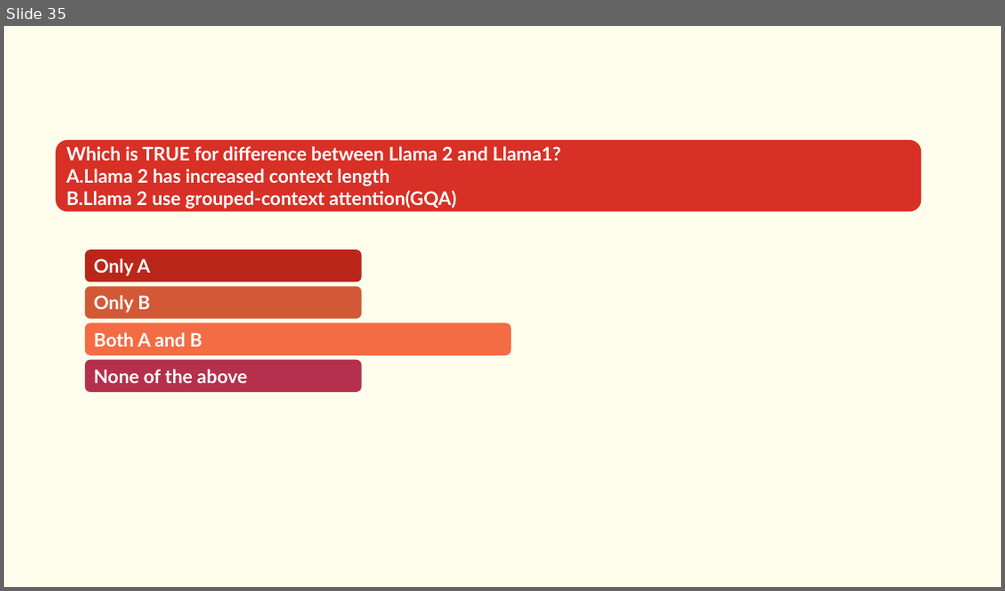
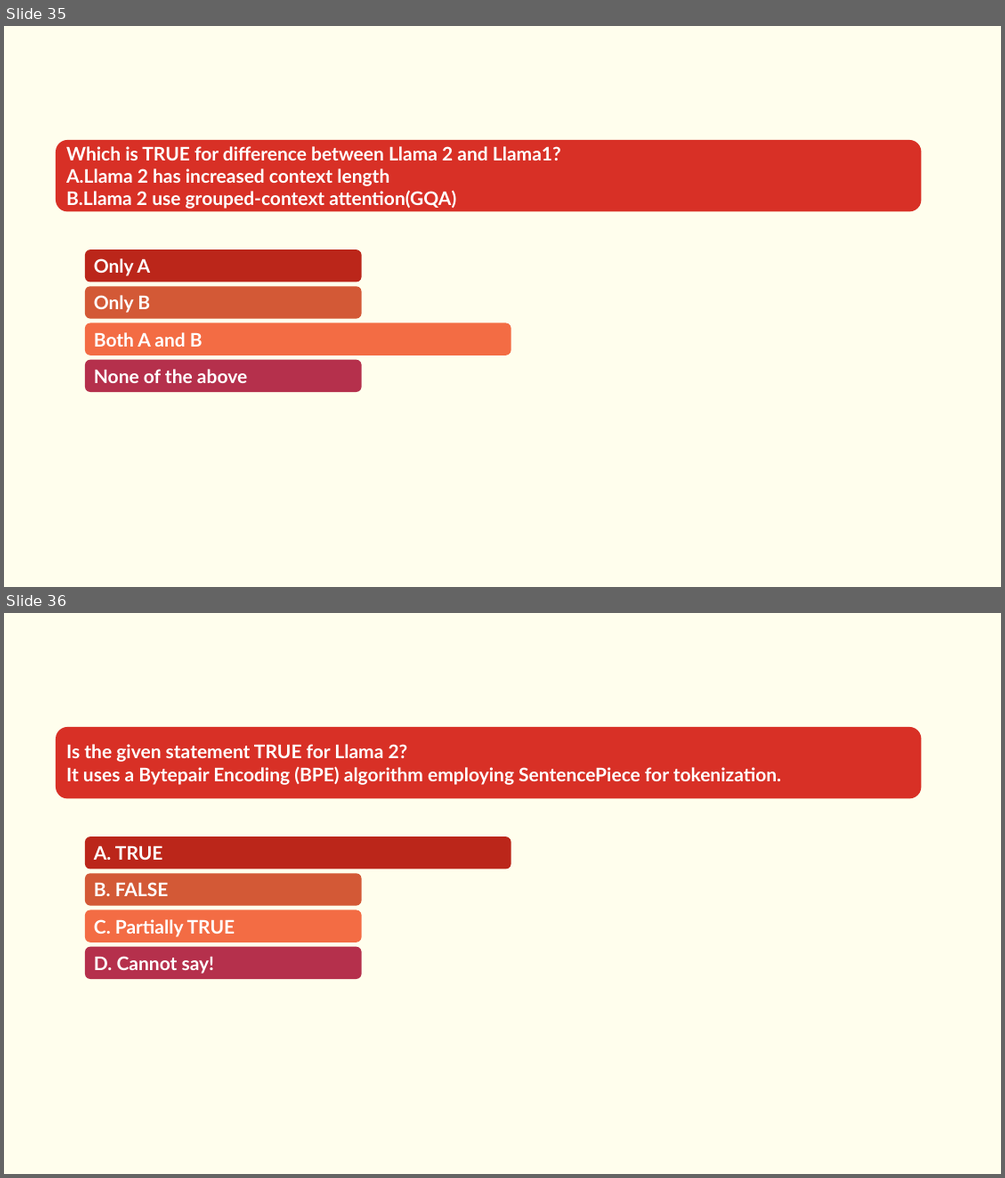
Before and after one commit to Saira55/Machine-Learning-Multiple-Choice-Questions, a slide deck: Machine Learning Quiz Question.pptx. Shown one above the other, each under a label of ours: slide 35 before the commit, slides 35 and 36 after it. The pictures are 1005x591 and 1005x1178 pixels, drawn with LibreOffice and Linux fonts; fonts in the diff are those of the drawing. Boxes give left, top, right and bottom in pixels: in the first picture for what was removed or moved away, otherwise in the second. Text is boxed around its words. In the diff, an @@ line names an element or a change of style, - is before the commit and + after.

```diff
--- a/Machine Learning Quiz Question.pptx
+++ b/Machine Learning Quiz Question.pptx
@@ slide 36 added at <box>4,613,1001,1174</box>, background #FFFEED @@
@@ rounded rectangle added at <box>56,727,922,798</box>, fill #D83026, 18 pt, text #FFFFFF, bold @@
+Is the given statement TRUE for Llama 2?
+It uses a Bytepair Encoding (BPE) algorithm employing SentencePiece for tokenization.
@@ rounded rectangle added at <box>85,836,511,868</box>, fill #BB261A, 18 pt, text #FFFFFF, bold @@
+A. TRUE
@@ rounded rectangle added at <box>85,873,362,906</box>, fill #D35936, 18 pt, text #FFFFFF, bold @@
+B. FALSE
@@ rounded rectangle added at <box>85,910,362,942</box>, fill #F36C44, 18 pt, text #FFFFFF, bold @@
+C. Partially TRUE
@@ rounded rectangle added at <box>85,947,362,979</box>, fill #B5304C, 18 pt, text #FFFFFF, bold @@
+D. Cannot say!
```
